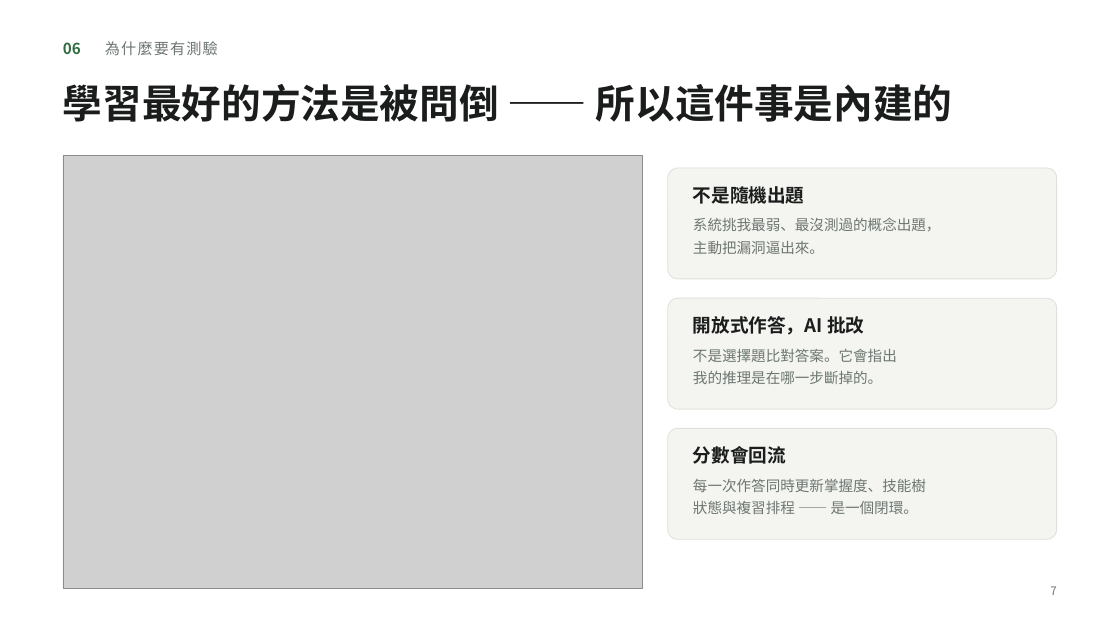
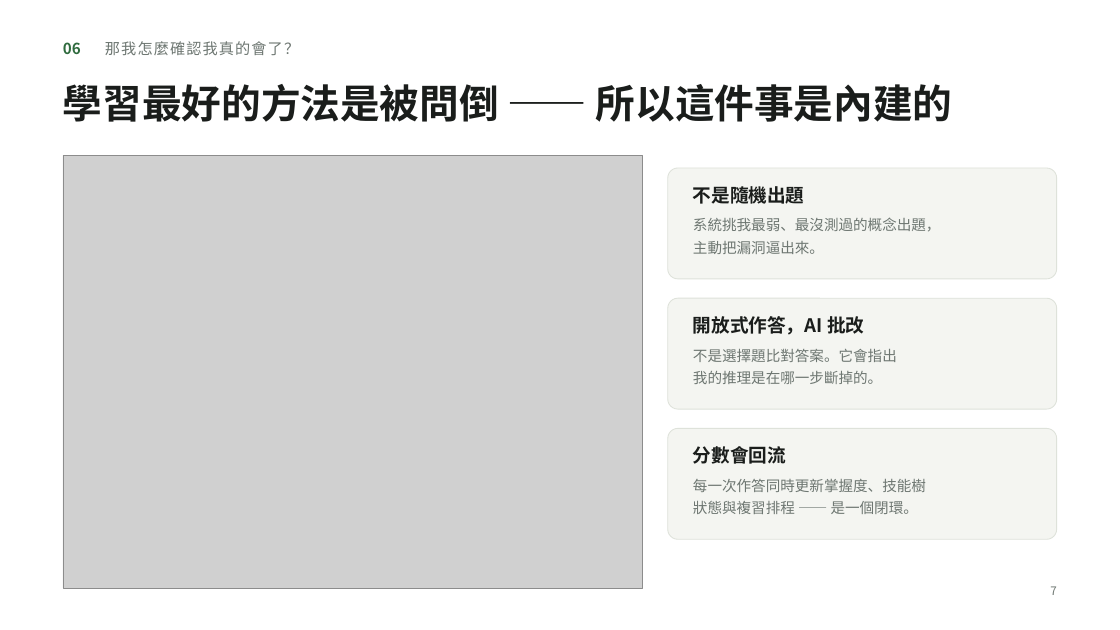
Before and after one commit to PeterTasi/avocado, a slide deck: slide 7 of AdaptLearn-6min.pptx. Drawn at 1120x630 pixels with LibreOffice and Linux fonts; fonts in the diff are those of the drawing; grey boxes stand for pictures. Boxes give left, top, right and bottom in pixels: in the first picture for what was removed or moved away, otherwise in the second. Text is boxed around its words. In the diff, an @@ line names an element or a change of style, - is before the commit and + after.

```diff
--- a/AdaptLearn-6min.pptx
+++ b/AdaptLearn-6min.pptx
@@ text at (105, 41, 299, 55): text changed @@
-為什麼要有測驗
+那我怎麼確認我真的會了？
```
Also in this commit, not shown: 6 other slides changed, 1 other file.
